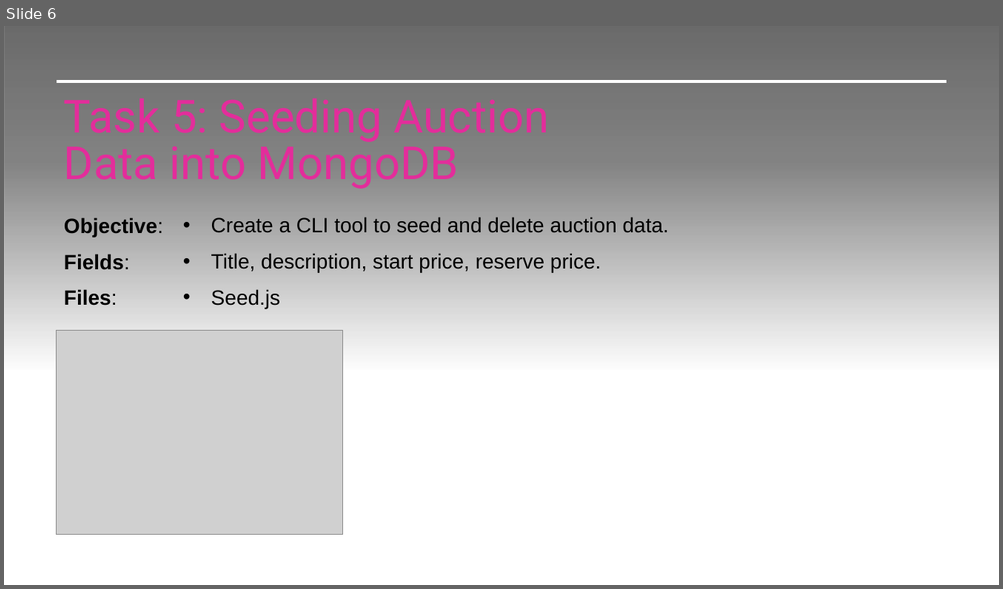
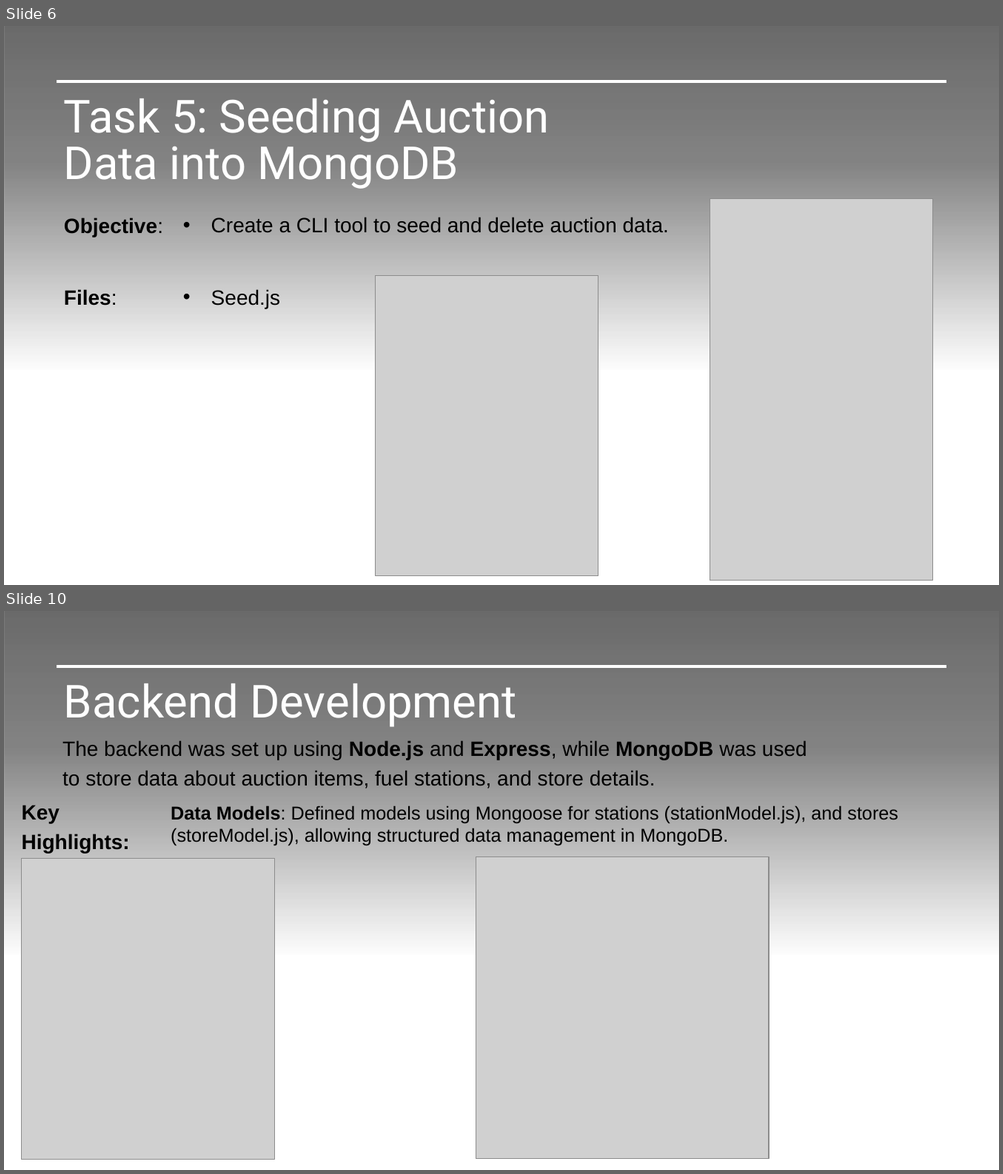
Before and after one commit to jvmacuto/mission-05-z-energy, a slide deck: Documents/Mission 5.pptx. Shown one above the other, each under a label of ours: slide 6 before the commit, slides 6 and 10 after it; the slides between them are not shown. The pictures are 1003x589 and 1003x1174 pixels, drawn with LibreOffice and Linux fonts; fonts in the diff are those of the drawing; grey boxes stand for pictures; background and template pictures are left out. Boxes give left, top, right and bottom in pixels: in the first picture for what was removed or moved away, otherwise in the second. Text is boxed around its words. In the diff, an @@ line names an element or a change of style, - is before the commit and + after.

```diff
--- a/Documents/Mission 5.pptx
+++ b/Documents/Mission 5.pptx
@@ slide 10 added at [4, 611, 999, 1170], background picture (left out) @@
@@ rectangle added at [4, 611, 999, 967], fill gradient #000000 @@
@@ line added from (57, 667) to (946, 667), #FFFFFF 3 pt @@
@@ title added at [64, 684, 516, 727], 44 pt, text #FFFFFF @@
+Backend Development
@@ text added at [62, 741, 807, 789], 20 pt, text #000000 @@
+The backend was set up using Node.js and Express, while MongoDB was used to store data about auction items, fuel stations, and store details.
@@ subtitle added at [22, 805, 130, 853], 20 pt, text #000000, bold @@
+Key Highlights:
@@ text added at [170, 806, 898, 846], 18 pt, text #000000 @@
+Data Models: Defined models using Mongoose for stations (stationModel.js), and stores (storeModel.js), allowing structured data management in MongoDB.
@@ picture added at [22, 859, 274, 1160] @@
@@ picture added at [476, 857, 768, 1159] @@
@@ line added from (57, 1126) to (946, 1126), #FFFFFF 0.5 pt @@
@@ slide 6 changed as well @@
@@ title "Task 5: Seeding Auction Data ..." at [64, 99, 549, 189]: text colour #E32D9B to #FFFFFF @@
@@ picture added at [710, 199, 933, 581] @@
@@ text removed at [64, 254, 130, 270] @@
-Fields:
@@ text removed at [211, 253, 601, 273] @@
-• Title, description, start price, reserve price.
@@ picture added at [375, 276, 599, 577] @@
@@ picture removed at [57, 330, 343, 535] @@
```
Also in this commit, not shown: 6 other slides changed, 14 other slides added.
